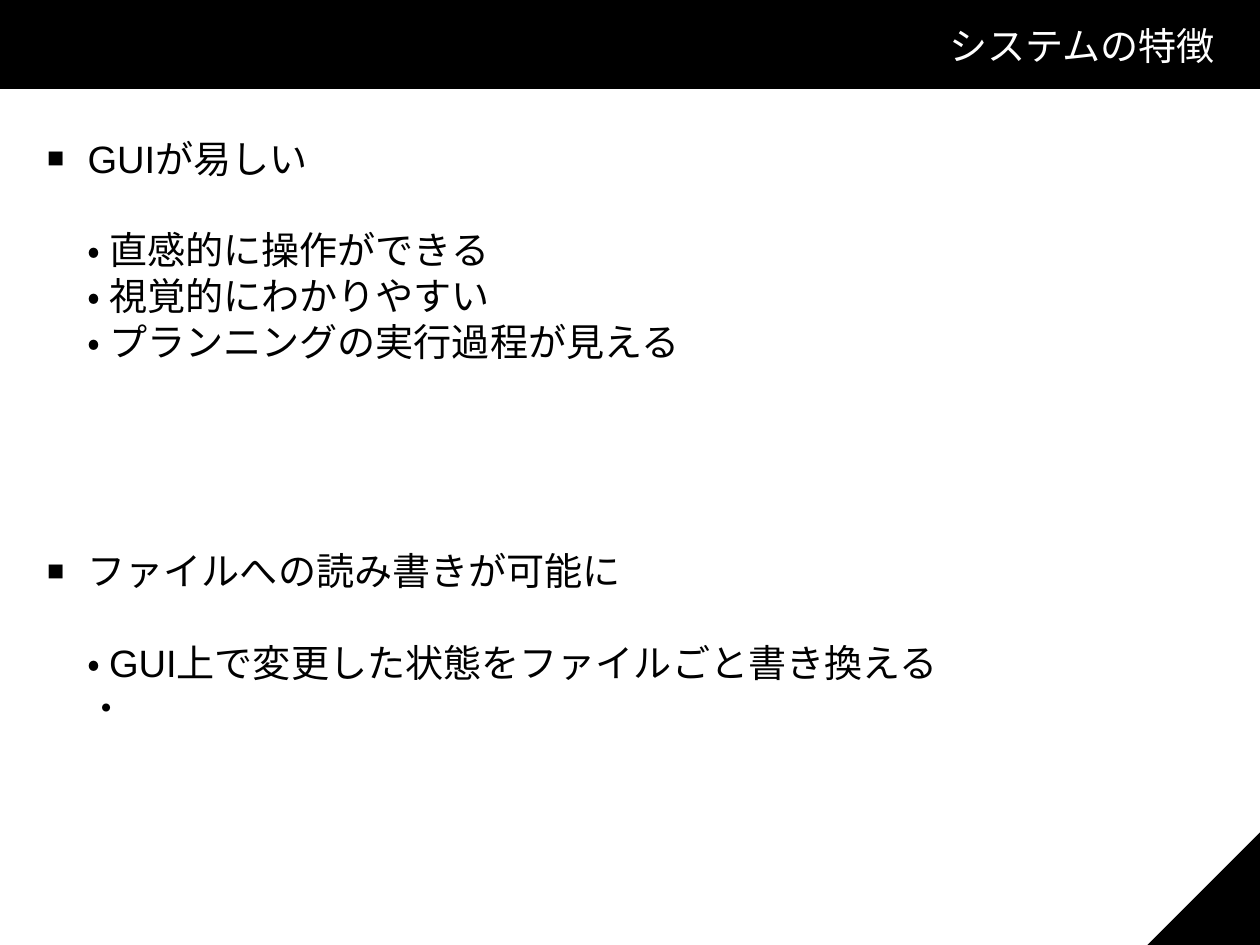
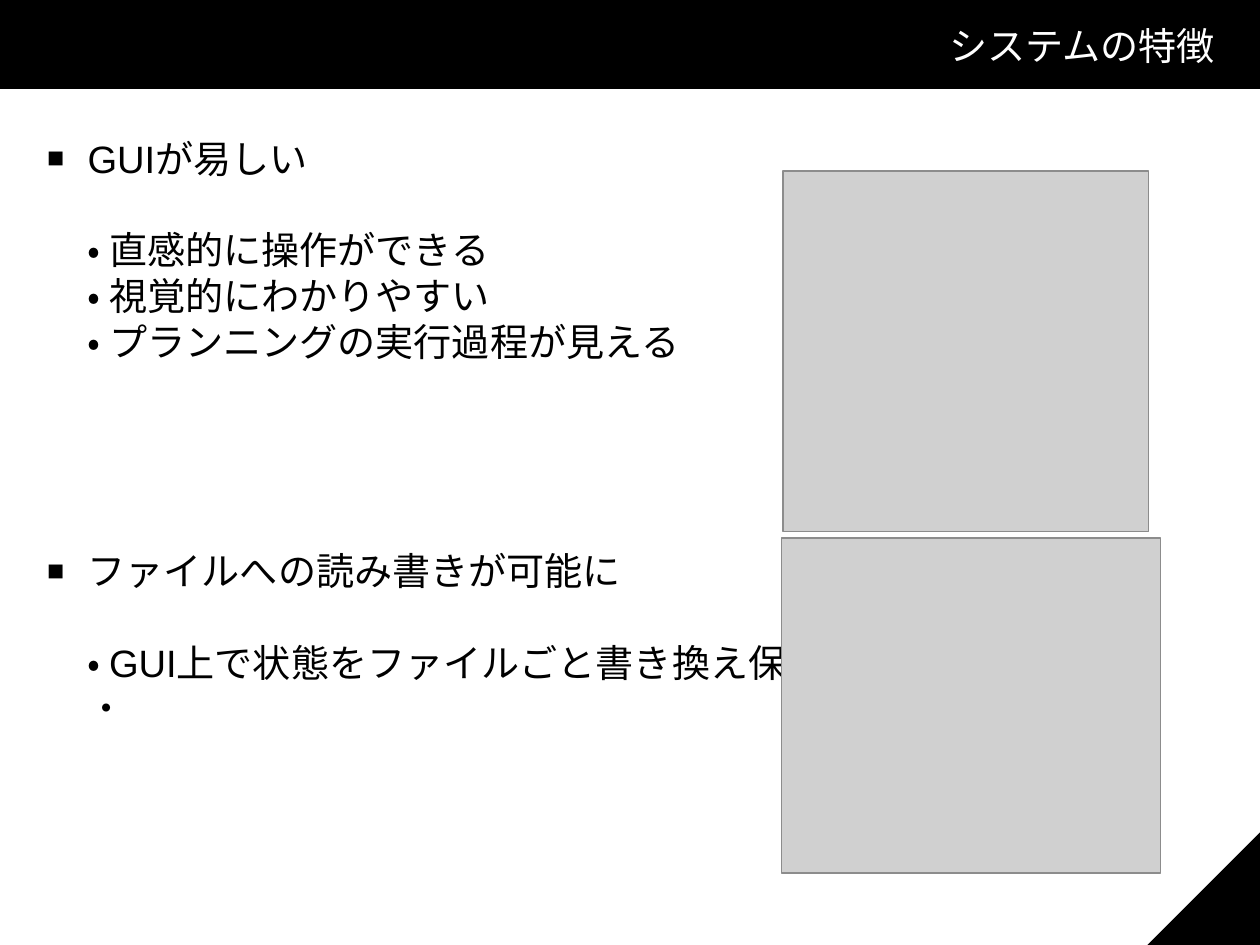
Before and after one commit to KP-3/Shota, a slide deck: slide 7 of スライド.odp. Drawn at 1260x945 pixels with LibreOffice and Linux fonts; fonts in the diff are those of the drawing; grey boxes stand for pictures; background and template pictures are left out. Boxes give left, top, right and bottom in pixels: in the first picture for what was removed or moved away, otherwise in the second. Text is boxed around its words. In the diff, an @@ line names an element or a change of style, - is before the commit and + after.

```diff
--- a/スライド.odp
+++ b/スライド.odp
@@ picture added at bbox=[783, 172, 1149, 532] @@
@@ picture added at bbox=[782, 539, 1162, 874] @@
@@ text at bbox=[88, 647, 824, 685]: text changed @@
-・ GUI上で変更した状態をファイルごと書き換える
+・ GUI上で状態をファイルごと書き換え保存
```
Also in this commit, not shown: 3 other slides changed, 1 slide added, 1 slide removed.
